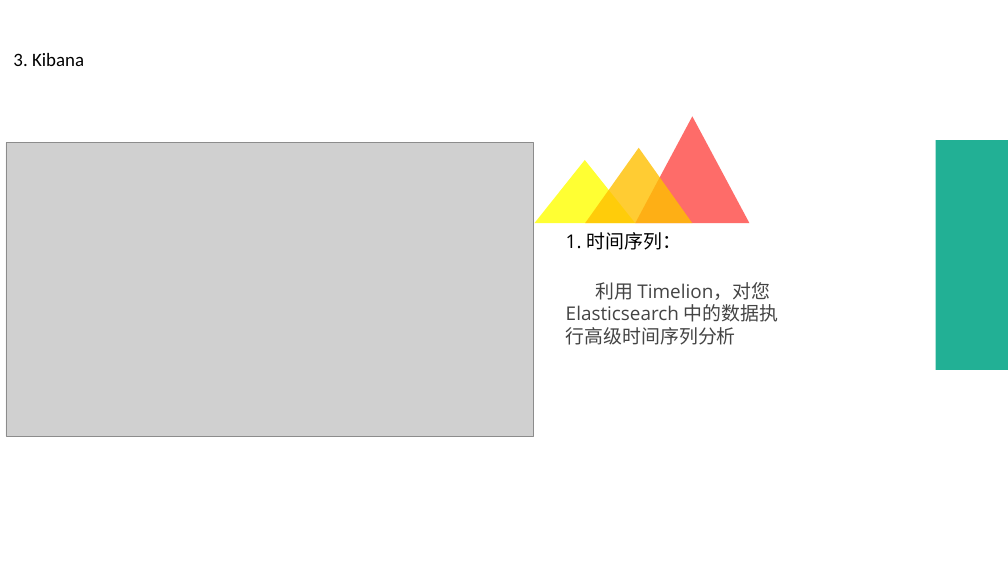
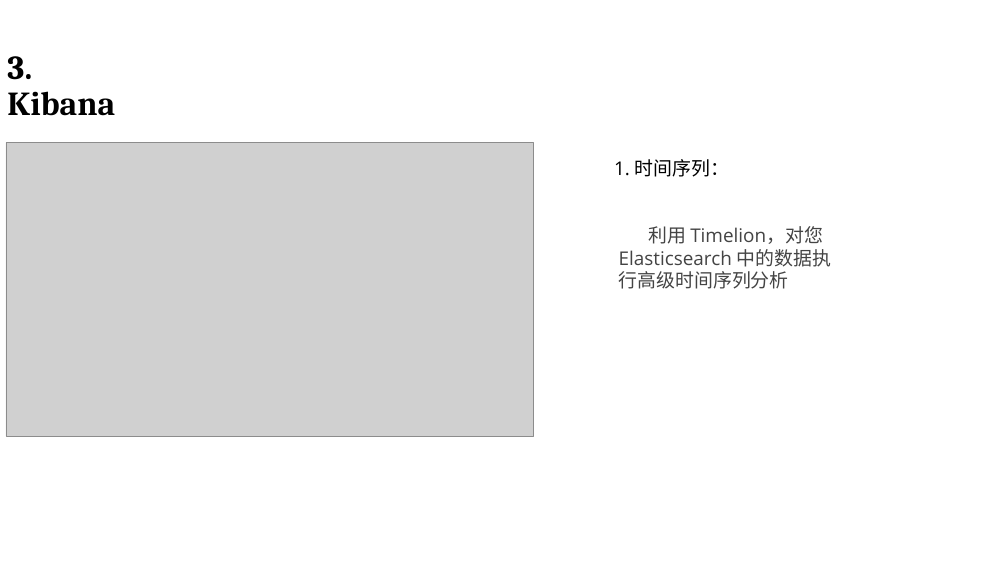
Before and after one commit to 1991lin/Documents, a slide deck: slide 14 of ELK.pptx. Drawn at 1008x567 pixels with LibreOffice and Linux fonts; fonts in the diff are those of the drawing; grey boxes stand for pictures. Boxes give left, top, right and bottom in pixels: in the first picture for what was removed or moved away, otherwise in the second. Text is boxed around its words. In the diff, an @@ line names an element or a change of style, - is before the commit and + after.

Commit message:
updates

```diff
--- a/ELK.pptx
+++ b/ELK.pptx
@@ text "3. Kibana" at [7, 56, 115, 116]: size 18 to 32 pt, font Calibri to Cambria, bold on; line spacing 1 to 0.9 @@
@@ triangle removed at [635, 116, 749, 223] @@
@@ triangle removed at [585, 147, 693, 223] @@
@@ rectangle removed at [936, 140, 1008, 370] @@
@@ triangle removed at [535, 160, 635, 224] @@
@@ text "1. 时间序列：": place and size @@
-text "1. 时间序列：" at [566, 232, 680, 250]
+text "1. 时间序列：" at [614, 159, 729, 177]
@@ text "利用 Timelion，对您 Elasticsearch 中的数据执行高级时间序列分析": place and size @@
-text "利用 Timelion，对您 Elasticsearch 中的数据执行高级时间序列分析" at [566, 282, 778, 345]
+text "利用 Timelion，对您 Elasticsearch 中的数据执行高级时间序列分析" at [619, 226, 831, 289]
```
Also in this commit, not shown: 16 other slides changed.
